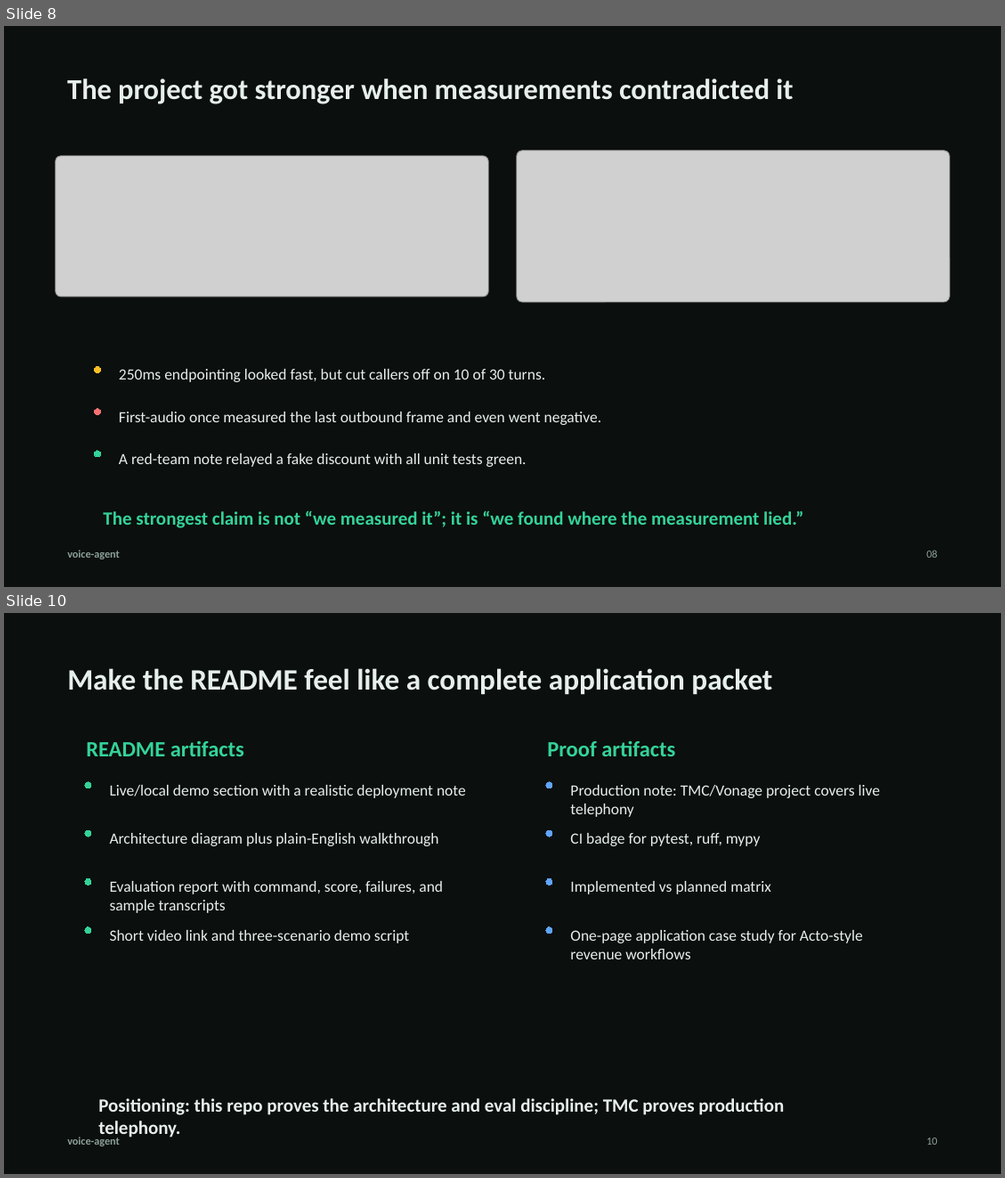
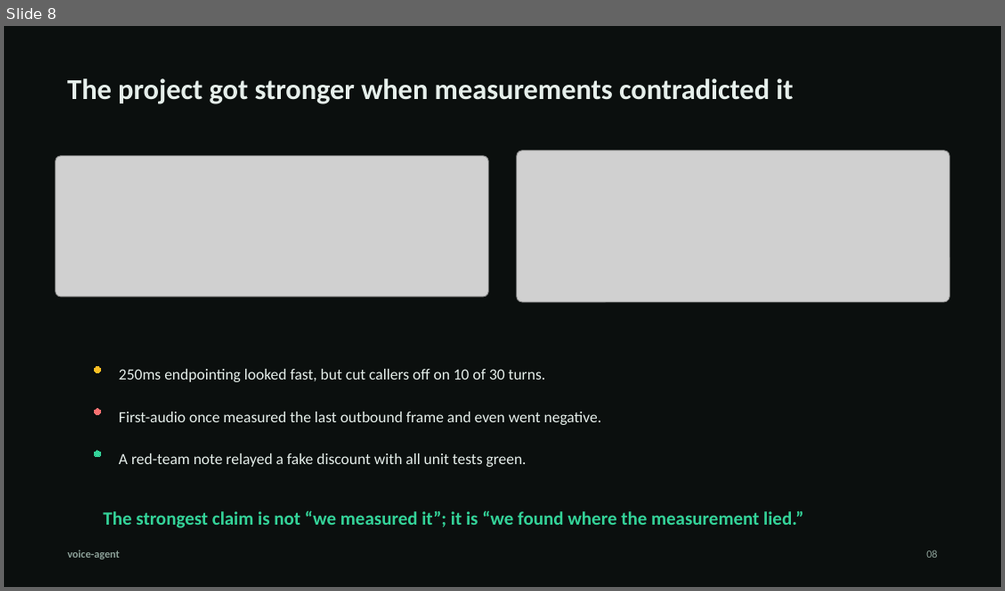
Before and after one commit to Hasnain91169/voice-agent, a slide deck: docs/application/voice-agent-summary-deck.pptx. Shown one above the other, each under a label of ours: slides 8 and 10 before the commit, slide 8 after it; the slides between them are not shown. The pictures are 1005x1178 and 1005x591 pixels, drawn with LibreOffice and Linux fonts; fonts in the diff are those of the drawing; grey boxes stand for pictures. Boxes give left, top, right and bottom in pixels: in the first picture for what was removed or moved away, otherwise in the second. Text is boxed around its words. In the diff, an @@ line names an element or a change of style, - is before the commit and + after.

Commit message:
Finalize public deck and harden agent guardrails

```diff
--- a/docs/application/voice-agent-summary-deck.pptx
+++ b/docs/application/voice-agent-summary-deck.pptx
@@ slide 10 removed at [4, 613, 1001, 1174], background #0B0F0E @@
@@ text removed at [67, 668, 772, 695] @@
-Make the README feel like a complete application packet
@@ text removed at [86, 741, 244, 756] @@
-README artifacts
@@ text removed at [547, 741, 675, 756] @@
-Proof artifacts
@@ ellipse removed at [85, 782, 90, 788] @@
@@ text removed at [110, 785, 466, 798] @@
-Live/local demo section with a realistic deployment note
@@ ellipse removed at [546, 782, 552, 788] @@
@@ text removed at [570, 785, 880, 817] @@
-Production note: TMC/Vonage project covers live telephony
@@ ellipse removed at [85, 831, 90, 836] @@
@@ text removed at [110, 833, 438, 846] @@
-Architecture diagram plus plain-English walkthrough
@@ ellipse removed at [546, 831, 552, 836] @@
@@ text removed at [570, 833, 760, 846] @@
-CI badge for pytest, ruff, mypy
@@ ellipse removed at [85, 878, 90, 884] @@
@@ ellipse removed at [546, 878, 552, 884] @@
@@ text removed at [110, 881, 443, 913] @@
-Evaluation report with command, score, failures, and sample transcripts
@@ text removed at [570, 881, 771, 894] @@
-Implemented vs planned matrix
@@ ellipse removed at [85, 927, 90, 933] @@
@@ text removed at [110, 930, 409, 943] @@
-Short video link and three-scenario demo script
@@ ellipse removed at [546, 927, 552, 933] @@
@@ text removed at [570, 930, 863, 959] @@
-One-page application case study for Acto-style revenue workflows
@@ text removed at [98, 1098, 784, 1115] @@
-Positioning: this repo proves the architecture and eval discipline; TMC proves production telephony.
@@ text removed at [67, 1136, 119, 1146] @@
-voice-agent
@@ text removed at [926, 1137, 937, 1144] @@
-10
```
Also in this commit, not shown: 3 slides changed, 1 other slide removed, 27 other files.
